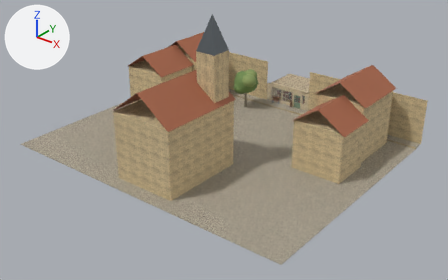
A saved change to the glTF model docs/jeux/cosy-cafe/essai-style/modeles/cafe_B.glb.
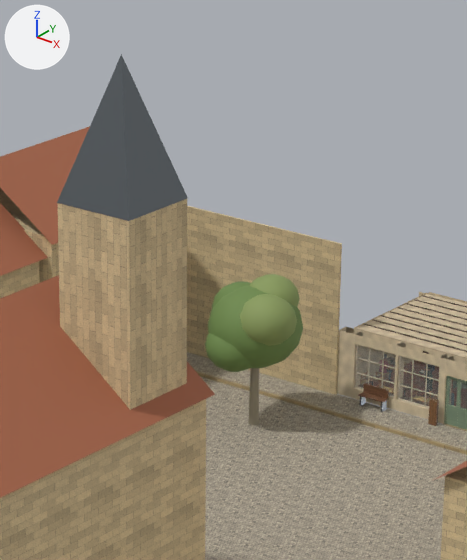
Each version appears first whole from a 50 mm lens placed at (57.3, -91.4, 38.5), pointed at (9.5, -31.5, 1.4), and next in a close-up on the part from 41% to 67% of the width and 0% to 50% of the height. Lighting does not change. The marker at upper left points along +X, +Y and +Z. The first two pictures are the older version. Where no turn or scale is listed for an object, it has been applied to the vertices. Vertices at exactly the same position are counted once.

Objects in the first close-up: 'cafe_glass', 'cafe_static'.
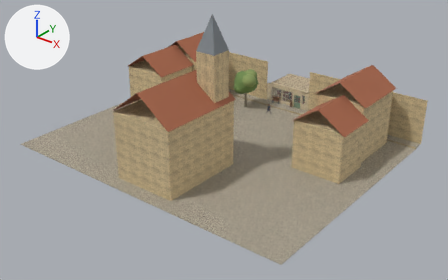
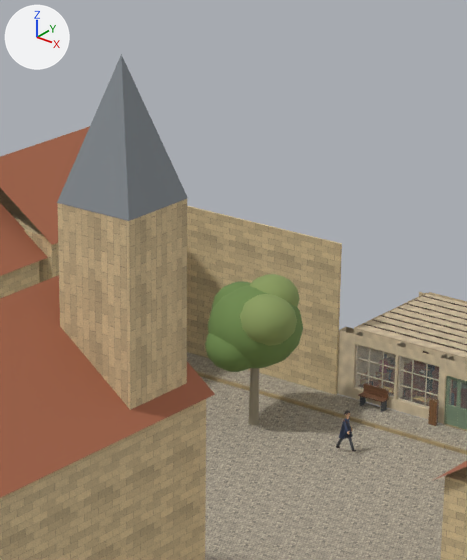
Pixel boxes (x1, y1, x2, y2) of what changed, in the close-ups (467 x 560 px):
'char_passerby', added: after (336, 410, 356, 452)
part 1 of me_cafe_static, edited (looks the same): (196, 371, 467, 452) in both

What changed in the scene script:
```text
Add img_tex_char_passerby:
    img_tex_char_passerby = load_image('tex_char_passerby', '_unpacked/tex_char_passerby', 64, 64, 'sRGB')
Add mat_ext_stone_shade:
    mat_ext_stone_shade = bpy.data.materials.new('ext_stone_shade')
    # colours: beige #c8b085
    # uses the picture img_pierre
Add mat_ext_beam:
    mat_ext_beam = bpy.data.materials.new('ext_beam')
    # colours: brown #835c42
    # uses the picture img_bois
Add mat_ext_oak_dark:
    mat_ext_oak_dark = bpy.data.materials.new('ext_oak_dark')
    # colours: brown #956e4d
    # uses the picture img_bois
Add mat_ext_palette:
    mat_ext_palette = principled_material('ext_palette')
    mat_ext_palette.texture = img_palette
    mat_ext_palette.roughness = 0.85
Add mat_char_char_passerby:
    mat_char_char_passerby = principled_material('char_char_passerby')
    mat_char_char_passerby.texture = img_tex_char_passerby
    mat_char_char_passerby.roughness = 0.8
Change me_cafe_static:
    used by ob_cafe_static; location = (8.0, -27.42, 9.9)
    remove me_cafe_static.from_pydata(...)  # 30485 vertices, 56056 faces; spans x -22.0..22.0, y -20.6..20.6, z -10.1..10.1
    add me_cafe_static.from_pydata(...)  # 28548 vertices, 52222 faces; spans x -22.0..22.0, y -20.6..20.6, z -10.1..10.1
    me_cafe_static part 1: 366 faces spanning x -22.0..22.0, y -7.4..12.8, z -10.1..-6.0 switch from mat_b_stone_shade to mat_ext_stone_shade
    edits to the shape of me_cafe_static do not show in these pictures
    add me_cafe_static.materials.append(mat_ext_palette)  # picture img_palette
    add me_cafe_static.materials.append(mat_ext_beam)
    add me_cafe_static.materials.append(mat_ext_oak_dark)
Add me_char_passerby:
    me_char_passerby.from_pydata(...)  # 2110 vertices, 3960 faces; spans x -0.46..0.46, y -0.31..0.31, z -0.83..0.83
    me_char_passerby.materials.append(mat_char_char_passerby)  # picture img_tex_char_passerby
Add ob_char_passerby:
    ob_char_passerby = bpy.data.objects.new('char_passerby', me_char_passerby)
    ob_char_passerby.location = (7.26, -17.6, 0.83)
```
